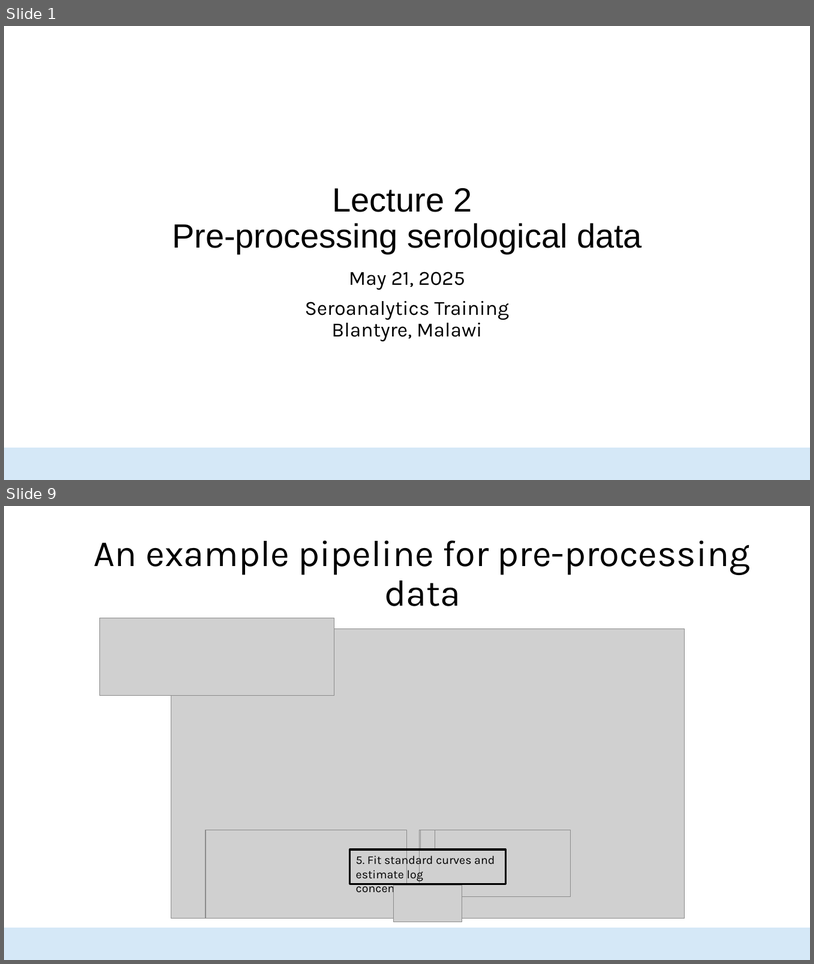
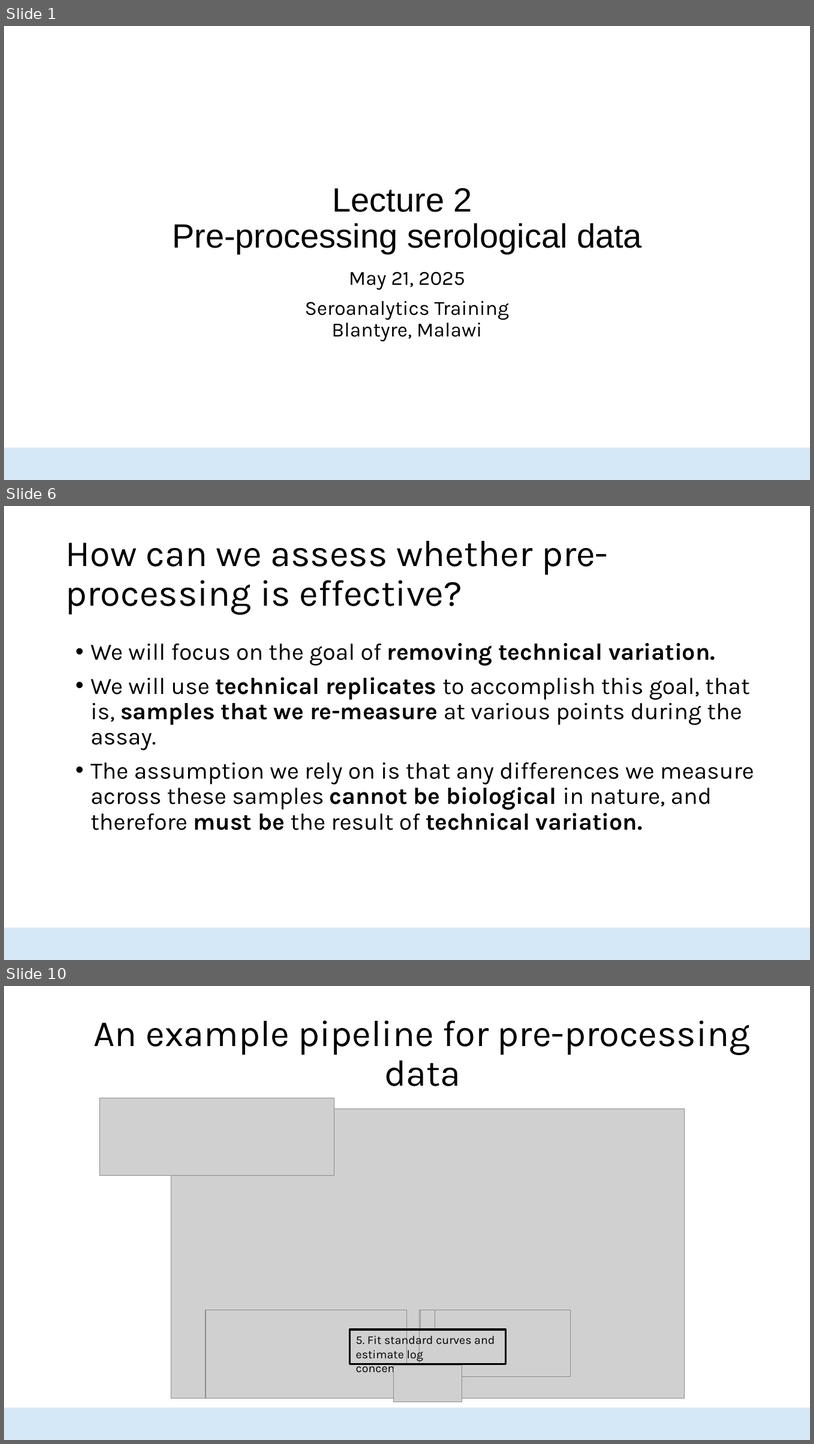
Before and after one commit to HopkinsIDD/seroanalytics_workshop, a slide deck: Lecture 2/Lecture 2 draft V2.pptx. Shown one above the other, each under a label of ours: slides 1 and 9 before the commit, slides 1, 6 and 10 after it; the slides between them are not shown. The pictures are 814x964 and 814x1444 pixels, drawn with LibreOffice and Linux fonts; fonts in the diff are those of the drawing; grey boxes stand for pictures; background and template pictures are left out. Boxes give left, top, right and bottom in pixels: in the first picture for what was removed or moved away, otherwise in the second. Text is boxed around its words. In the diff, an @@ line names an element or a change of style, - is before the commit and + after.

```diff
--- a/Lecture 2/Lecture 2 draft V2.pptx
+++ b/Lecture 2/Lecture 2 draft V2.pptx
@@ slide 6 added at bbox=[4, 506, 810, 960], background #FFFFFF; not listed: 1 template element that a slide beside it also shows @@
@@ title added at bbox=[65, 541, 608, 615], 44 pt, text #000000 @@
+How can we assess whether pre-processing is effective?
@@ text added at bbox=[90, 643, 755, 830], 28 pt, text #000000 @@
+• We will focus on the goal of removing technical variation.
+• We will use technical replicates to accomplish this goal, that is, samples that we re-measure at various points during the assay.
+• The assumption we rely on is that any differences we measure across these samples cannot be biological in nature, and therefore must be the result of technical variation.
@@ what was slide 9 is now slide 10 @@
```
Also in this commit, not shown: 12 slides changed, 8 other slides added, 17 slides removed.
